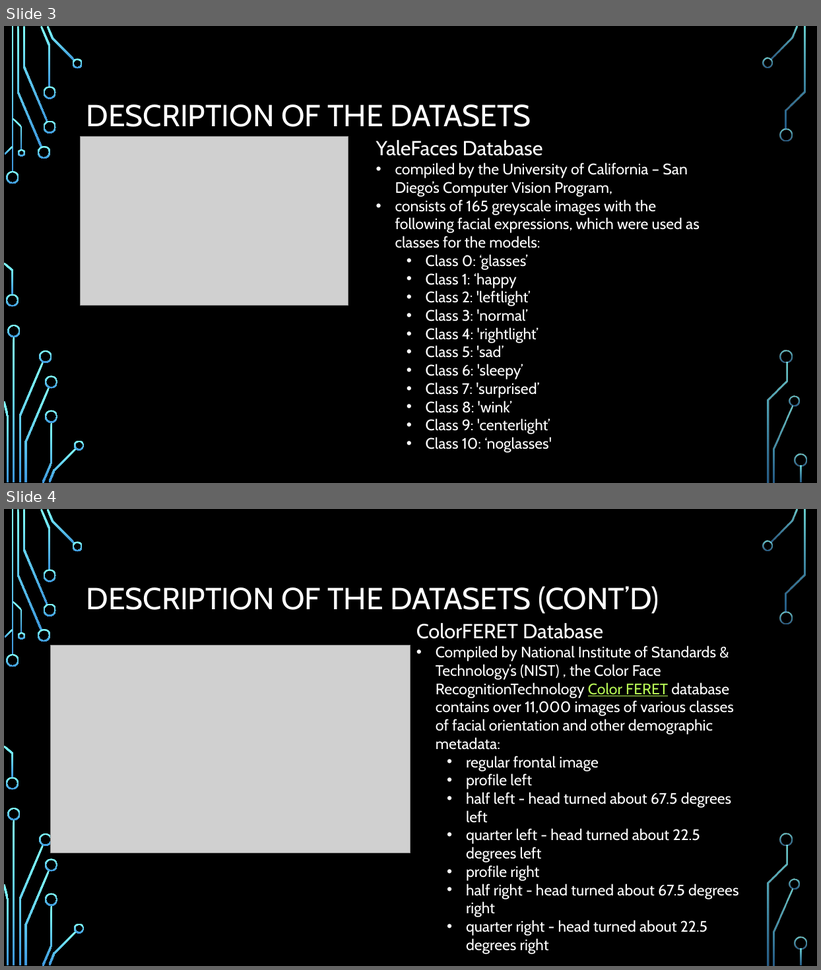
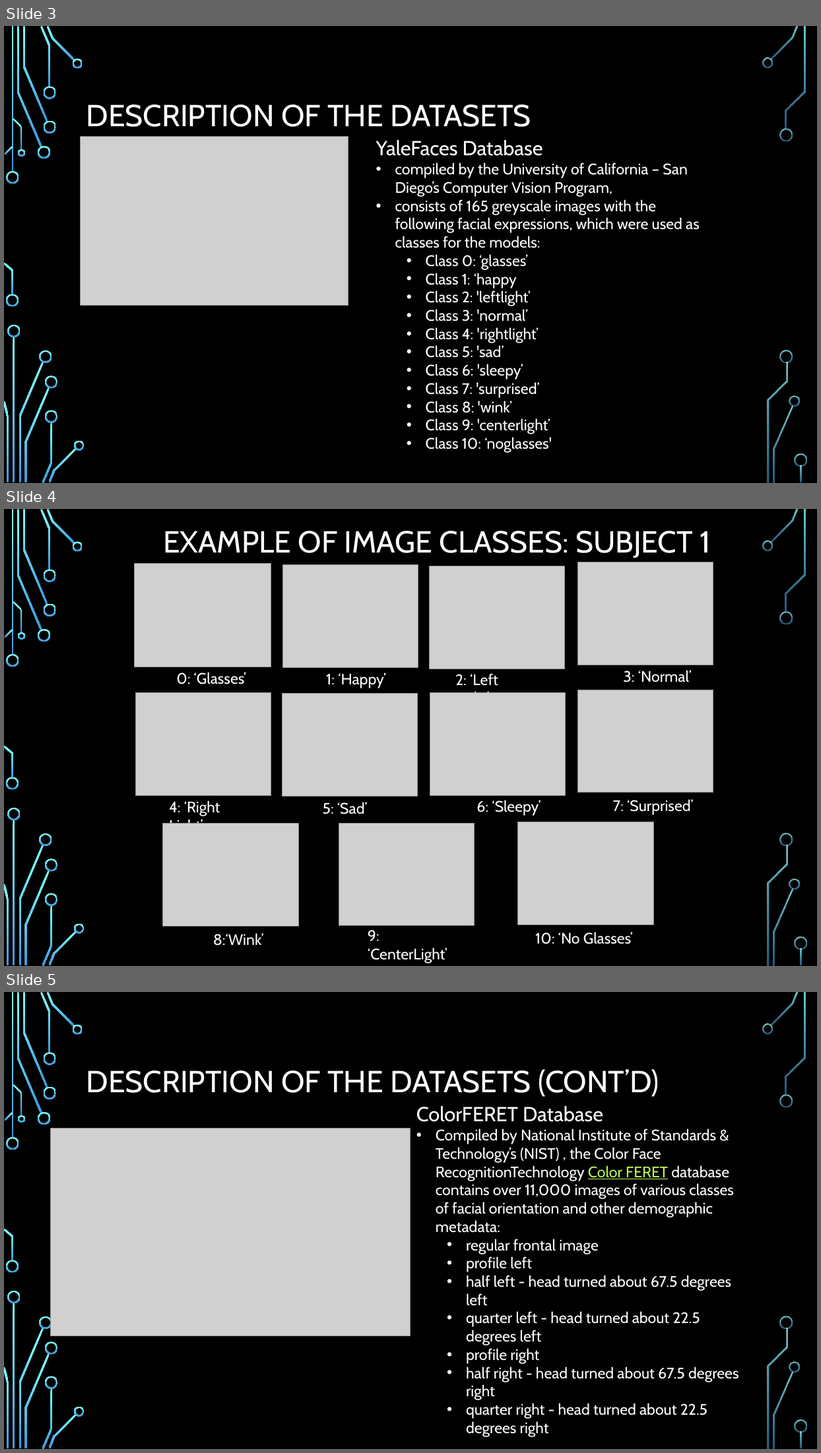
Before and after one commit to NelsonFoster/Final-Project-Group3, a slide deck: Final-Group-Presentation/Final-Project-Group3-Presentation.pptx. Shown one above the other, each under a label of ours: slides 3 and 4 before the commit, slides 3, 4 and 5 after it. The pictures are 821x970 and 821x1453 pixels, drawn with LibreOffice and Linux fonts; fonts in the diff are those of the drawing; grey boxes stand for pictures; background and template pictures are left out. Boxes give left, top, right and bottom in pixels: in the first picture for what was removed or moved away, otherwise in the second. Text is boxed around its words. In the diff, an @@ line names an element or a change of style, - is before the commit and + after.

```diff
--- a/Final-Group-Presentation/Final-Project-Group3-Presentation.pptx
+++ b/Final-Group-Presentation/Final-Project-Group3-Presentation.pptx
@@ slide 4 added at [4,509,817,966], background picture (left out); not listed: 36 template elements that a slide beside it also shows @@
@@ title added at [163,531,710,558], 36 pt, text #FFFFFF @@
+EXAMPLE OF IMAGE CLASSES: SUBJECT 1
@@ picture added at [135,563,271,667] @@
@@ picture added at [283,564,418,667] @@
@@ picture added at [429,566,564,669] @@
@@ picture added at [578,562,714,665] @@
@@ text added at [176,672,246,685], 18 pt, text #FFFFFF @@
+0: ‘Glasses’
@@ text added at [326,673,386,689], 18 pt, text #FFFFFF @@
+1: ‘Happy’
@@ text added at [455,673,498,693], 18 pt, text #FFFFFF @@
+2: ‘Left Light’
@@ text added at [623,670,692,683], 18 pt, text #FFFFFF @@
+3: ‘Normal’
@@ picture added at [136,692,271,795] @@
@@ picture added at [282,694,418,797] @@
@@ picture added at [430,693,566,795] @@
@@ picture added at [578,690,714,793] @@
@@ text added at [169,801,220,824], 18 pt, text #FFFFFF @@
+4: ‘Right Light’
@@ text added at [323,802,368,815], 18 pt, text #FFFFFF @@
+5: ‘Sad’
@@ text added at [477,800,541,816], 18 pt, text #FFFFFF @@
+6: ‘Sleepy’
@@ text added at [613,799,693,815], 18 pt, text #FFFFFF @@
+7: ‘Surprised’
@@ picture added at [163,823,298,926] @@
@@ picture added at [339,823,475,926] @@
@@ picture added at [518,823,653,925] @@
@@ text added at [213,933,264,946], 18 pt, text #FFFFFF @@
+8:‘Wink’
@@ text added at [368,930,448,964], 18 pt, text #FFFFFF @@
+9: ‘CenterLight’
@@ text added at [535,932,633,945], 18 pt, text #FFFFFF @@
+10: ‘No Glasses’
@@ what was slide 4 is now slide 5 @@
```
Also in this commit, not shown: 5 slides changed, 1 other slide added, 6 other files.
